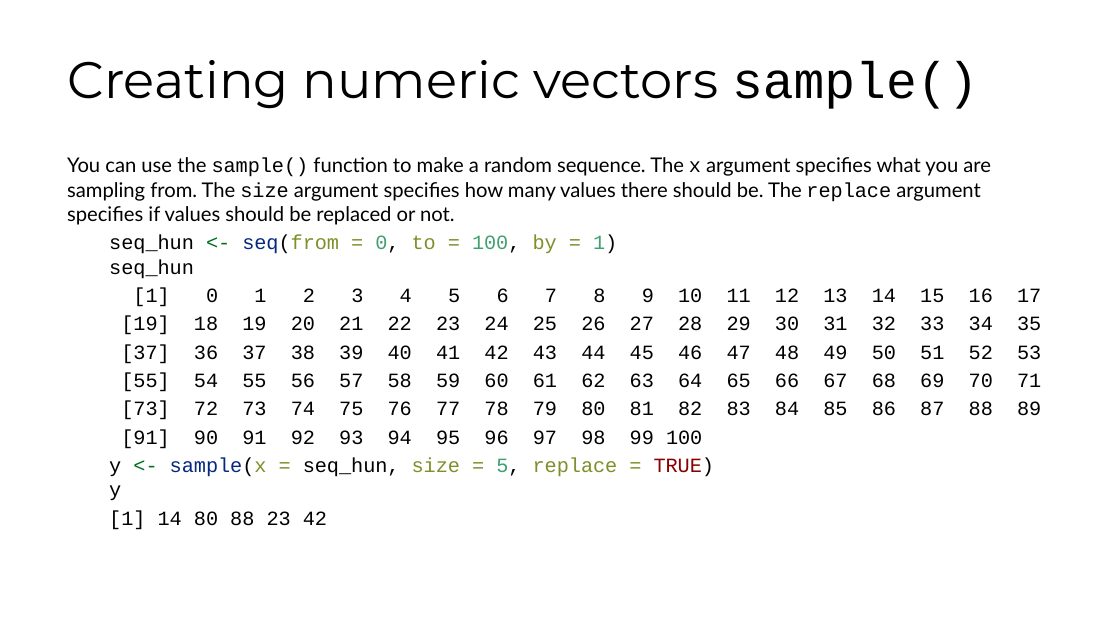
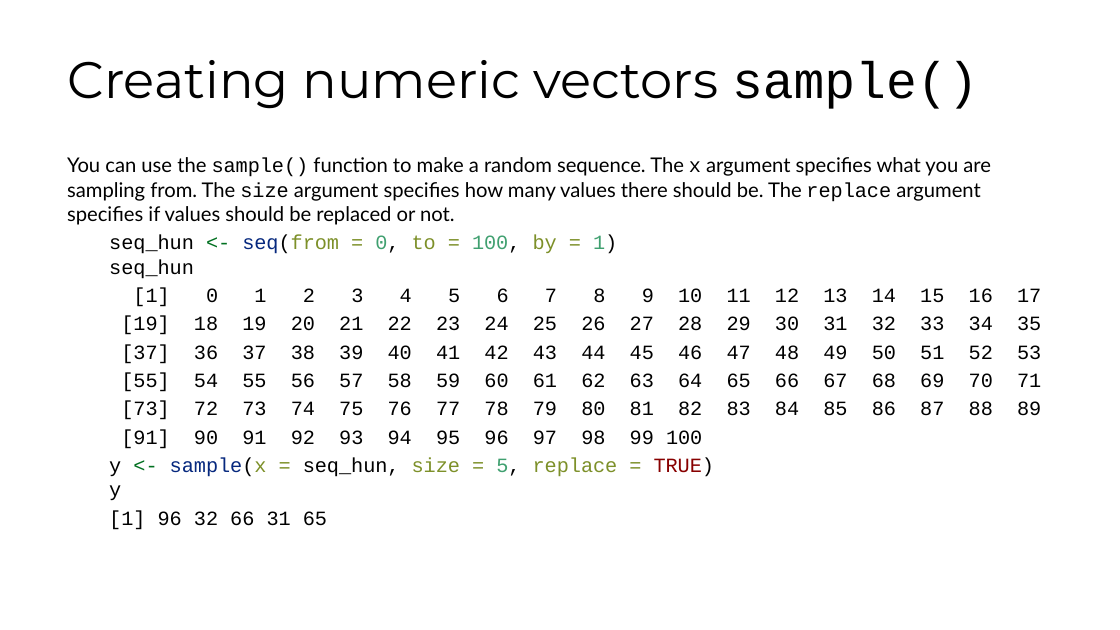
Before and after one commit to fhdsl/DaSEH, a slide deck: slide 39 of modules/Basic_R/Basic_R.pptx. Drawn at 1120x630 pixels with LibreOffice and Linux fonts; fonts in the diff are those of the drawing. Boxes give left, top, right and bottom in pixels: in the first picture for what was removed or moved away, otherwise in the second. Text is boxed around its words. In the diff, an @@ line names an element or a change of style, - is before the commit and + after.

```diff
--- a/modules/Basic_R/Basic_R.pptx
+++ b/modules/Basic_R/Basic_R.pptx
@@ text at (109,510,327,530): text changed @@
-[1] 14 80 88 23 42
+[1] 96 32 66 31 65
```
Also in this commit, not shown: 21 other files.
